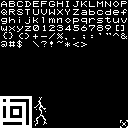
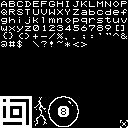
Two versions of the same layered image (128x128). Layer-by-layer changes:
painted on "others" over [48, 96, 79, 127]
